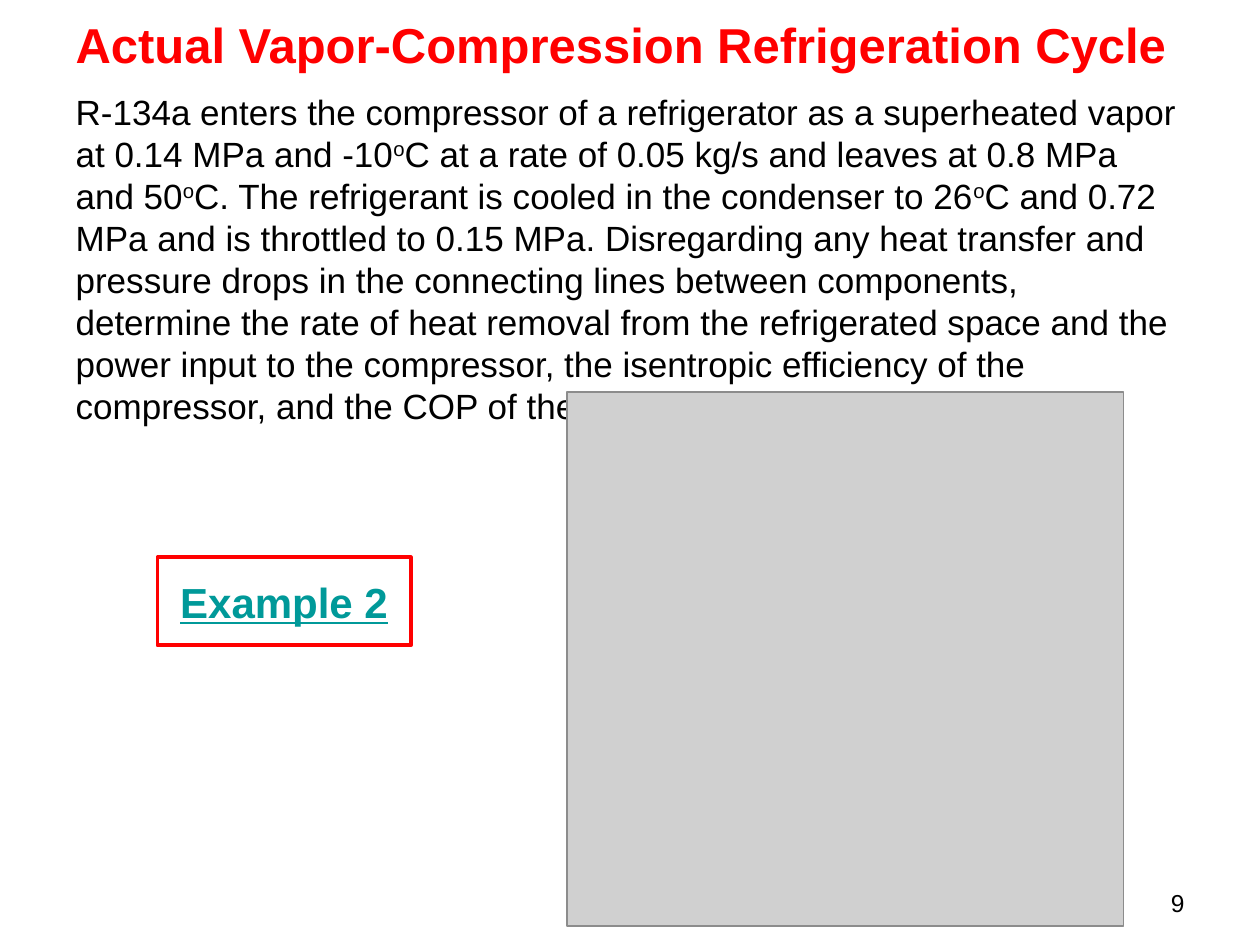
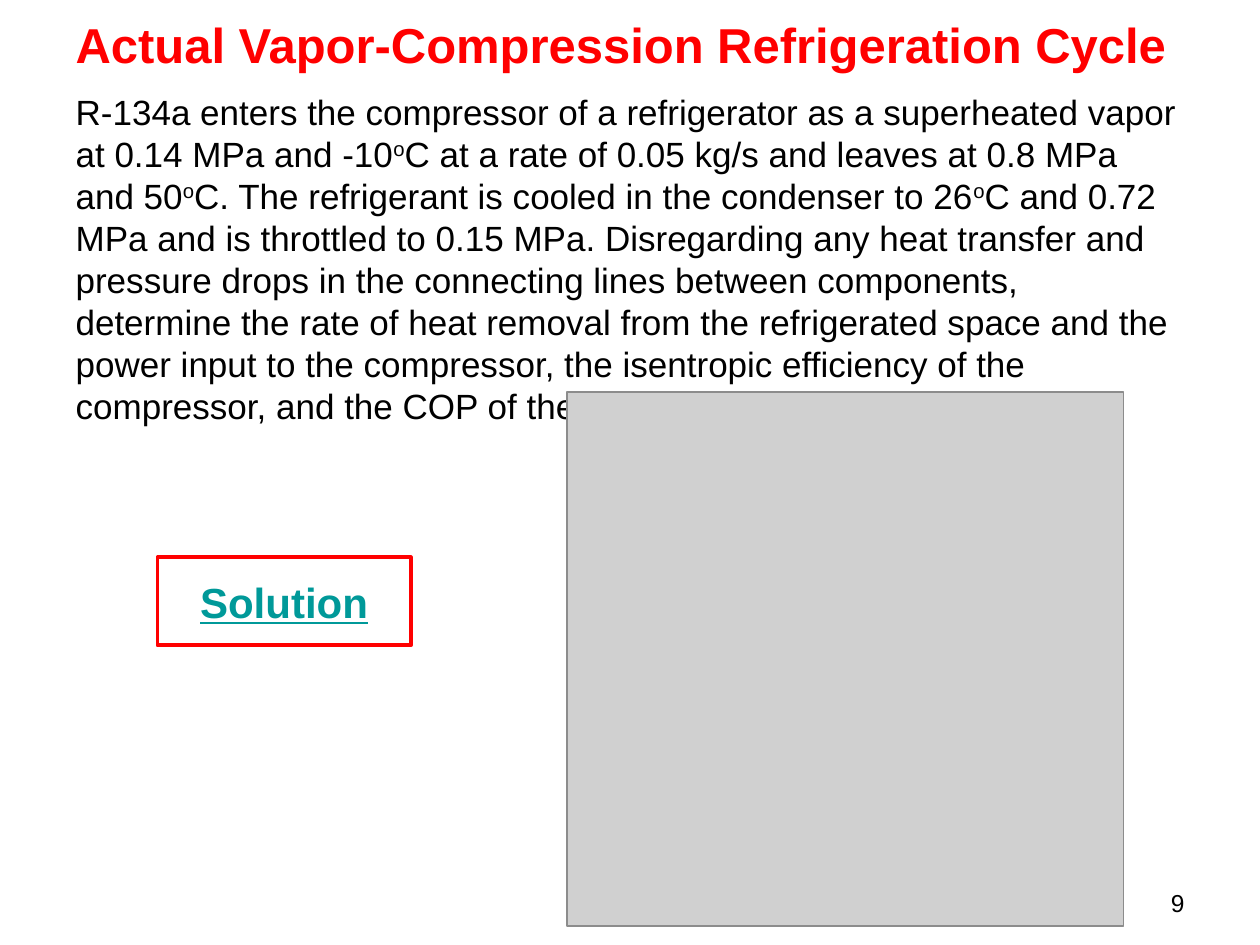
Before and after one commit to longapalooza/ENGR222, a slide deck: slide 9 of 19.Vapor-Compression Cycles.pptx. Drawn at 1260x945 pixels with LibreOffice and Linux fonts; fonts in the diff are those of the drawing; grey boxes stand for pictures. Boxes give left, top, right and bottom in pixels: in the first picture for what was removed or moved away, otherwise in the second. Text is boxed around its words. In the diff, an @@ line names an element or a change of style, - is before the commit and + after.

```diff
--- a/19.Vapor-Compression Cycles.pptx
+++ b/19.Vapor-Compression Cycles.pptx
@@ text in rectangle at [200, 587, 368, 624]: text changed @@
-Example 2
+Solution
```
Also in this commit, not shown: 1 other slide changed.
